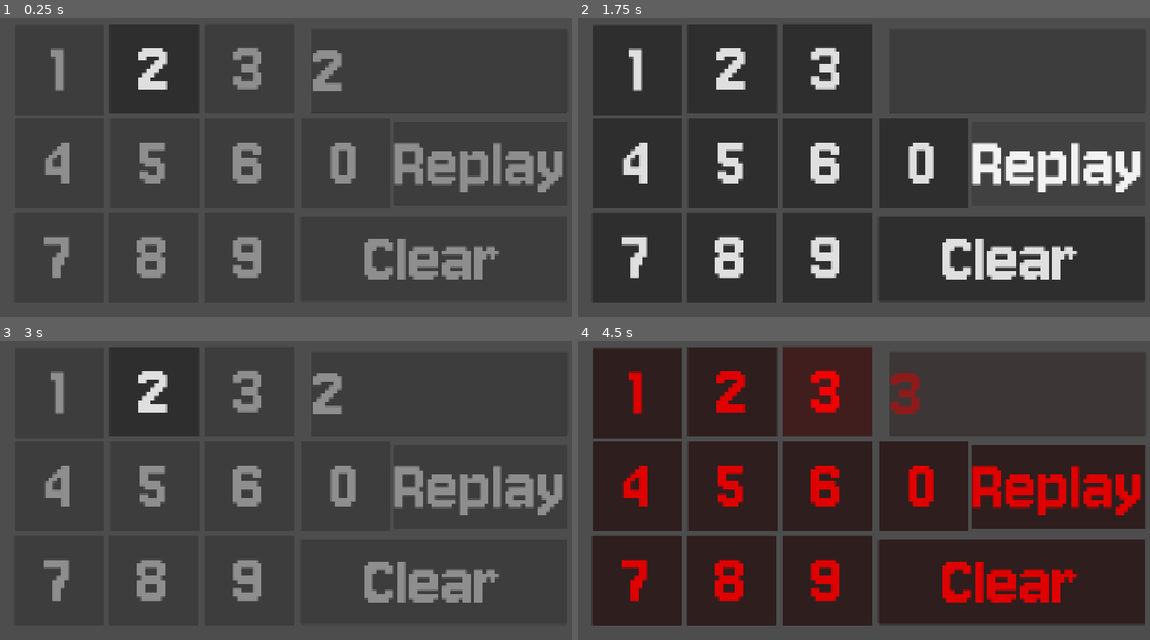
Above: before the commit, frames 1-4 (two rows, left to right).
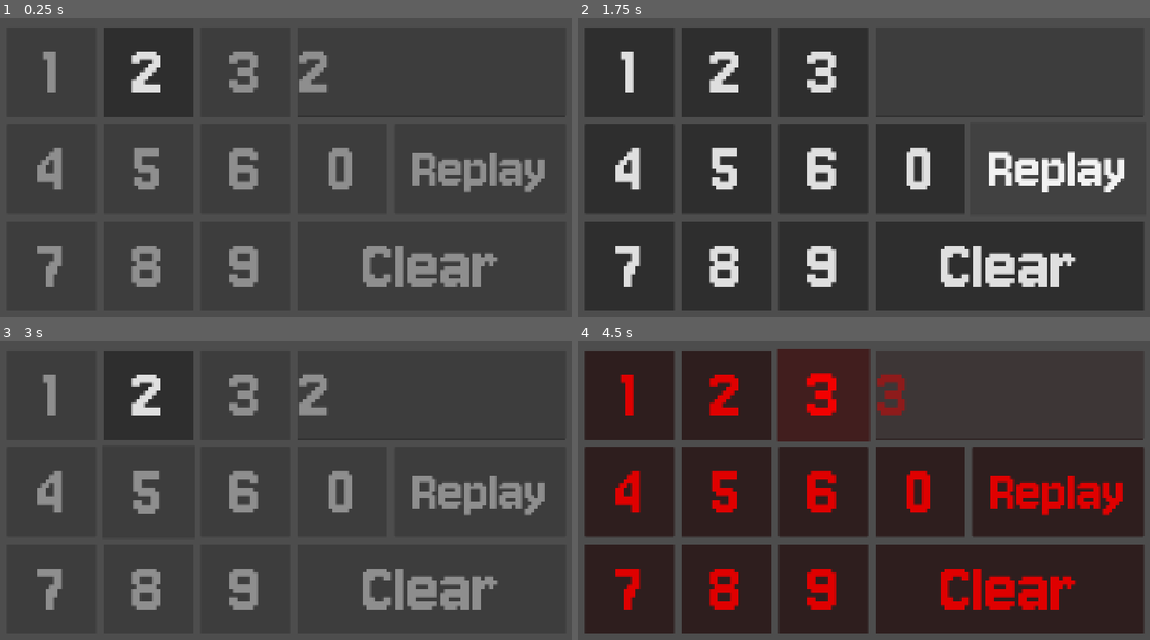
Above: after the commit, the same moments.

Repository: Exponential182/Pukehinau-Peril
Game: Godot game, scene res://prefabs/number_puzzle.tscn
The game is run twice, just before and just after one commit, with the same random seed, the same clock (stepped at 60 frames per second) and the same inputs. This scene is started directly instead of the project's main scene.
Inputs (mouse positions are in pixels of both pictures, inside the frame that each line leads up to):
- Up to frame 1 (0.25 s): no input
- Up to frame 2 (1.75 s): click "2" at 0.5 s; tap Enter at 1.25 s; move the mouse to (989, 158) at 1.27 s; hold D (right) from 1.28 s (still down); tap E (interact) at 1.35 s
- Up to frame 3 (3 s): release D (right) at 2 s; click "1" at 2 s; move the mouse to (171, 511) at 2.77 s; hold S (down) from 2.78 s (still down); click (171, 511) at 2.85 s
- Up to frame 4 (4.5 s): tap Space (smack) at 3.5, 3.6 s; move the mouse to (921, 424) at 3.52 s; release S (down) at 3.53 s; hold D (right) 3.53-4.25 s; click "3" at 4.25 s

The runs differ from the first frame. In frame 1, 11% of the frame differs, in the area x 6-99%, y 2-90%; in frame 2, 23%; in frame 3, 11%; in frame 4, 25%, in the area x 1-100%, y 2-98%.

Commit message:
number_puzzle

Diff:
--- a/prefabs/number_puzzle.tscn
+++ b/prefabs/number_puzzle.tscn
@@ -2,124 +2,129 @@
 
 [ext_resource type="Theme" uid="uid://be1y2sbetlsc3" path="res://assets/buttons.tres" id="1_0gd6h"]
 [ext_resource type="Script" uid="uid://vpbp8khdkb5j" path="res://scripts/number_puzzle.gd" id="1_e7xsf"]
+[ext_resource type="AudioStream" uid="uid://db7ghpouehv0" path="res://assets/Beep.mp3" id="3_ajpmj"]
 
 [node name="number_puzzle" type="Node2D" unique_id=1819065234]
 script = ExtResource("1_e7xsf")
 
 [node name="button" type="Button" parent="." unique_id=1296708423]
-offset_left = 52.0
-offset_top = 43.0
-offset_right = 352.0
-offset_bottom = 343.0
+offset_left = 25.0
+offset_top = 50.0
+offset_right = 325.0
+offset_bottom = 350.0
 theme = ExtResource("1_0gd6h")
 text = "1"
 metadata/_edit_use_anchors_ = true
 
 [node name="button2" type="Button" parent="." unique_id=63414561]
-offset_left = 370.0
-offset_top = 40.0
-offset_right = 670.0
-offset_bottom = 340.0
+offset_left = 350.0
+offset_top = 50.0
+offset_right = 650.0
+offset_bottom = 350.0
 theme = ExtResource("1_0gd6h")
 text = "2"
 metadata/_edit_use_anchors_ = true
 
 [node name="button3" type="Button" parent="." unique_id=1809881495]
-offset_left = 689.0
-offset_top = 38.0
-offset_right = 989.0
-offset_bottom = 338.0
+offset_left = 675.0
+offset_top = 50.0
+offset_right = 975.0
+offset_bottom = 350.0
 theme = ExtResource("1_0gd6h")
 text = "3"
 metadata/_edit_use_anchors_ = true
 
 [node name="button4" type="Button" parent="." unique_id=397046084]
-offset_left = 51.0
-offset_top = 355.0
-offset_right = 351.0
-offset_bottom = 654.9983
+offset_left = 25.0
+offset_top = 375.0
+offset_right = 325.0
+offset_bottom = 675.0
 theme = ExtResource("1_0gd6h")
 text = "4"
 metadata/_edit_use_anchors_ = true
 
 [node name="button5" type="Button" parent="." unique_id=1776449907]
-offset_left = 371.0
-offset_top = 355.0
-offset_right = 671.0
-offset_bottom = 654.9983
+offset_left = 350.0
+offset_top = 375.0
+offset_right = 650.0
+offset_bottom = 675.0
 theme = ExtResource("1_0gd6h")
 text = "5"
 metadata/_edit_use_anchors_ = true
 
 [node name="button6" type="Button" parent="." unique_id=1304261810]
-offset_left = 688.0
-offset_top = 355.0
-offset_right = 988.0
-offset_bottom = 654.9983
+offset_left = 675.0
+offset_top = 375.0
+offset_right = 975.0
+offset_bottom = 675.0
 theme = ExtResource("1_0gd6h")
 text = "6"
 metadata/_edit_use_anchors_ = true
 
 [node name="button7" type="Button" parent="." unique_id=426148339]
-offset_left = 49.0
-offset_top = 670.0
-offset_right = 349.0
-offset_bottom = 970.00006
+offset_left = 25.0
+offset_top = 700.0
+offset_right = 325.0
+offset_bottom = 1000.00006
 theme = ExtResource("1_0gd6h")
 text = "7"
 metadata/_edit_use_anchors_ = true
 
 [node name="button8" type="Button" parent="." unique_id=397166158]
-offset_left = 366.0
-offset_top = 670.0
-offset_right = 666.0
-offset_bottom = 970.00006
+offset_left = 350.0
+offset_top = 700.0
+offset_right = 650.0
+offset_bottom = 1000.00006
 theme = ExtResource("1_0gd6h")
 text = "8"
 metadata/_edit_use_anchors_ = true
 
 [node name="button9" type="Button" parent="." unique_id=625705632]
-offset_left = 689.0
-offset_top = 670.0
-offset_right = 989.0
-offset_bottom = 970.00006
+offset_left = 675.0
+offset_top = 700.0
+offset_right = 975.0
+offset_bottom = 1000.00006
 theme = ExtResource("1_0gd6h")
 text = "9"
 metadata/_edit_use_anchors_ = true
 
 [node name="button10" type="Button" parent="." unique_id=1824640638]
-offset_left = 1010.0
-offset_top = 355.0
-offset_right = 1310.0
-offset_bottom = 654.9983
+offset_left = 1000.0
+offset_top = 375.0
+offset_right = 1300.0
+offset_bottom = 675.0
 theme = ExtResource("1_0gd6h")
 text = "0"
 metadata/_edit_use_anchors_ = true
 
 [node name="delete" type="Button" parent="." unique_id=631315145]
-offset_left = 1009.0
-offset_top = 685.0
-offset_right = 1903.0
-offset_bottom = 968.00024
+offset_left = 1000.0
+offset_top = 700.0
+offset_right = 1900.0
+offset_bottom = 1000.0
 theme = ExtResource("1_0gd6h")
 text = "Clear"
 
 [node name="replay" type="Button" parent="." unique_id=1620264605]
-offset_left = 1321.0
-offset_top = 367.0
-offset_right = 1905.0
-offset_bottom = 650.00055
+offset_left = 1325.0
+offset_top = 375.0
+offset_right = 1900.0
+offset_bottom = 675.0
 theme = ExtResource("1_0gd6h")
+theme_override_font_sizes/font_size = 200
 text = "Replay"
 metadata/_edit_use_anchors_ = true
 
 [node name="line_edit" type="LineEdit" parent="." unique_id=488905342]
-offset_left = 1047.0
-offset_top = 54.998
-offset_right = 1906.0
-offset_bottom = 337.998
+offset_left = 1000.0
+offset_top = 50.0
+offset_right = 1900.0
+offset_bottom = 350.0
 theme = ExtResource("1_0gd6h")
 editable = false
 metadata/_edit_use_anchors_ = true
 
+[node name="beep" type="AudioStreamPlayer2D" parent="." unique_id=1254499034]
+stream = ExtResource("3_ajpmj")
+
 [connection signal="pressed" from="button" to="." method="_on_button_pressed"]
--- a/scripts/number_puzzle.gd
+++ b/scripts/number_puzzle.gd
@@ -35,6 +35,11 @@
 	$replay.pressed.connect(_on_replay_pressed)
 
 	show_sequence()
+	var all_buttons = number_buttons + [$delete, $replay]
+	for btn in all_buttons:
+		btn.pivot_offset = btn.size / 2
+		btn.mouse_entered.connect(_on_button_hover.bind(btn))
+		btn.mouse_exited.connect(_on_button_unhover.bind(btn))
 
 func flash_color(color: Color) -> void:
 	$"../number_puzzle".modulate = color
@@ -64,6 +69,9 @@
 
 	var digit = random_number[index]
 	number_buttons[digit].disabled = false
+	$beep.stop()
+	$beep.pitch_scale = 0.5 + (digit * 0.1)
+	$beep.play()
 	$line_edit.text += str(digit)
 	await get_tree().create_timer(0.5).timeout
 	number_buttons[digit].disabled = true
@@ -72,6 +80,9 @@
 func add_digit(digit: int) -> void:
 	if not can_input:
 		return
+	$beep.stop()
+	$beep.pitch_scale = 0.5 + (digit * 0.1)
+	$beep.play()
 	$line_edit.text += str(digit)
 	if $line_edit.text.length() >= stage:
 		check_input()
@@ -88,14 +99,16 @@
 		if stage == 7:
 			$"../number_puzzle".modulate = Color.BLUE
 			print("nice")
+			#matthew flashy particles
 		else:
 			can_input = false
 			await flash_color(Color.GREEN)
+			# good sfx
 			stage += 1
 			await get_tree().create_timer(0.5).timeout
 			show_sequence()
 	else:
-		print("bad")
+		#bad sfx
 		can_input = false
 		await flash_color(Color.RED)
 		show_sequence()
@@ -107,3 +120,10 @@
 
 func _on_replay_pressed() -> void:
 	show_sequence()
+
+func _on_button_hover(btn: Button) -> void:
+	btn.scale = Vector2(1.035, 1.035)
+
+
+func _on_button_unhover(btn: Button) -> void:
+	btn.scale = Vector2(1.0, 1.0)
Not shown, added: assets/Beep.mp3.import
Not shown, added: assets/Beep.mp3
